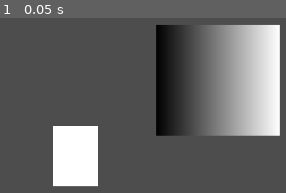
Above: before the commit, frame 1.
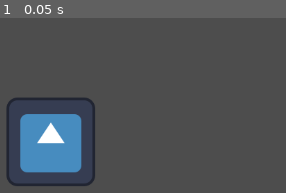
Above: after the commit, the same moment.

Repository: DicedOrange/Game-Jam-Game
Game: Godot game, scene res://Scenes/scene 1.tscn
Same seed, same stepped clock (60 frames per second), same inputs: the game is played once before the commit and once after it. The engine's default icon, where the game draws it, is replaced by a stand-in: a white triangle on a blue panel in a dark square.
Inputs:
- Up to frame 1 (0.05 s): no input

The runs differ from the first frame. In frame 1, 34% of the frame differs, in the area x 2-98%, y 4-97%.
Error before the commit: Parse Error: Function "move_and_slide()" not found in base self. (res://Scenes/Main)
Error after the commit: Invalid call. Nonexistent function 'is_action_pressed' in base 'Vector2'. (res://Scenes/Main)

Commit message:
movement update

Diff:
--- a/Scenes/Main Character.gd
+++ b/Scenes/Main Character.gd
@@ -1,15 +1,30 @@
-extends Node2D
+extends CharacterBody2D
 
 
-@export var speed = 100
+const max_speed = 400
+const acceleration = 1000
+const friction = 800
 
-@export var fall_acceleration = 75
+var input = Vector2.ZERO
+
+func _physics_process(delta):
+	player_movement(delta)
 
 func get_input():
-	var input_direction = Input.get_vector("left", "right", "up", "down")
-	var velocity = input_direction * speed
+	input.x = int(input.is_action_pressed("ui_right")) - int(input.is_action_pressed("ui_left"))
+	input.y = int(input.is_action_pressed("ui_down")) - int(input.is_action_pressed("ui_up"))
+	return input.normalized()
 
+func player_movement(delta):
+	input = get_input()
 
-func _physics_process(_delta):
-	get_input()
-	move_and_slide()
+	if input == Vector2.ZERO:
+		if velocity.length() > (friction * delta):
+			velocity -= velocity.normalized() * (friction * delta)
+		else:
+			velocity = Vector2.ZERO
+	else:
+		velocity += (input * delta * acceleration)
+		velocity = velocity.limit_length(max_speed)
+
+		move_and_slide()
--- a/Scenes/Main Character.tscn
+++ b/Scenes/Main Character.tscn
@@ -1,32 +1,17 @@
-[gd_scene load_steps=6 format=3 uid="uid://foadibsd3s3a"]
+[gd_scene load_steps=4 format=3 uid="uid://foadibsd3s3a"]
 
 [ext_resource type="Script" path="res://Scenes/Main Character.gd" id="1_88usq"]
+[ext_resource type="Texture2D" uid="uid://wl7jfvwkut1" path="res://icon.svg" id="2_e5kc3"]
 
-[sub_resource type="RectangleShape2D" id="RectangleShape2D_wqwov"]
-size = Vector2(65, 86)
+[sub_resource type="RectangleShape2D" id="RectangleShape2D_kyd2w"]
+size = Vector2(128, 128)
 
-[sub_resource type="QuadMesh" id="QuadMesh_pontd"]
+[node name="Main_character_body" type="CharacterBody2D"]
+motion_mode = 1
+script = ExtResource("1_88usq")
 
-[sub_resource type="Gradient" id="Gradient_6ixxb"]
-offsets = PackedFloat32Array(0, 0.0120482)
+[node name="Sprite2D" type="Sprite2D" parent="."]
+texture = ExtResource("2_e5kc3")
 
-[sub_resource type="GradientTexture1D" id="GradientTexture1D_7r0s5"]
-gradient = SubResource("Gradient_6ixxb")
-
-[node name="Node2D" type="Node2D"]
-position = Vector2(550, 390)
-script = ExtResource("1_88usq")
-speed = null
-fall_acceleration = null
-
-[node name="Main Character" type="CharacterBody2D" parent="."]
-
-[node name="CollisionShape2D" type="CollisionShape2D" parent="Main Character"]
-position = Vector2(0.683044, -0.0723457)
-shape = SubResource("RectangleShape2D_wqwov")
-
-[node name="MeshInstance2D" type="MeshInstance2D" parent="Main Character"]
-position = Vector2(0.121826, -0.767566)
-scale = Vector2(66, 86.75)
-mesh = SubResource("QuadMesh_pontd")
-texture = SubResource("GradientTexture1D_7r0s5")
+[node name="CollisionShape2D" type="CollisionShape2D" parent="."]
+shape = SubResource("RectangleShape2D_kyd2w")
--- a/Scenes/scene 1.tscn
+++ b/Scenes/scene 1.tscn
@@ -1,35 +1,9 @@
-[gd_scene load_steps=6 format=3 uid="uid://doehnxs3ah6oq"]
+[gd_scene load_steps=2 format=3 uid="uid://doehnxs3ah6oq"]
 
 [ext_resource type="PackedScene" uid="uid://foadibsd3s3a" path="res://Scenes/Main Character.tscn" id="1_orj6v"]
-
-[sub_resource type="RectangleShape2D" id="RectangleShape2D_pqtl4"]
-size = Vector2(180, 159)
-
-[sub_resource type="QuadMesh" id="QuadMesh_p0qj3"]
-
-[sub_resource type="Gradient" id="Gradient_14yux"]
-
-[sub_resource type="GradientTexture1D" id="GradientTexture1D_5vb58"]
-gradient = SubResource("Gradient_14yux")
 
 [node name="Node2D" type="Node2D"]
 position = Vector2(-1, -1)
 
-[node name="StaticBody2D" type="StaticBody2D" parent="."]
-position = Vector2(483, 137)
-
-[node name="CollisionShape2D" type="CollisionShape2D" parent="StaticBody2D"]
-position = Vector2(-1, -1)
-shape = SubResource("RectangleShape2D_pqtl4")
-debug_color = Color(0, 0.588235, 0.752941, 0.607843)
-
-[node name="MeshInstance2D" type="MeshInstance2D" parent="StaticBody2D"]
-position = Vector2(0.999999, 3.33786e-06)
-scale = Vector2(178, 160)
-mesh = SubResource("QuadMesh_p0qj3")
-texture = SubResource("GradientTexture1D_5vb58")
-
-[node name="Node2D" parent="." instance=ExtResource("1_orj6v")]
-position = Vector2(278, 247)
-speed = null
-fall_acceleration = null
+[node name="Main_character_body" parent="." instance=ExtResource("1_orj6v")]
+position = Vector2(243, 226)
--- a/project.godot
+++ b/project.godot
@@ -17,14 +17,24 @@
 
 [input]
 
-move_left={
+left={
 "deadzone": 0.5,
 "events": [Object(InputEventKey,"resource_local_to_scene":false,"resource_name":"","device":0,"window_id":0,"alt_pressed":false,"shift_pressed":false,"ctrl_pressed":false,"meta_pressed":false,"pressed":false,"keycode":0,"physical_keycode":65,"key_label":0,"unicode":0,"echo":false,"script":null)
 ]
 }
-move_right={
+right={
 "deadzone": 0.5,
 "events": [Object(InputEventKey,"resource_local_to_scene":false,"resource_name":"","device":0,"window_id":0,"alt_pressed":false,"shift_pressed":false,"ctrl_pressed":false,"meta_pressed":false,"pressed":false,"keycode":0,"physical_keycode":68,"key_label":0,"unicode":0,"echo":false,"script":null)
+]
+}
+up={
+"deadzone": 0.5,
+"events": [Object(InputEventKey,"resource_local_to_scene":false,"resource_name":"","device":0,"window_id":0,"alt_pressed":false,"shift_pressed":false,"ctrl_pressed":false,"meta_pressed":false,"pressed":false,"keycode":0,"physical_keycode":87,"key_label":0,"unicode":0,"echo":false,"script":null)
+]
+}
+down={
+"deadzone": 0.5,
+"events": [Object(InputEventKey,"resource_local_to_scene":false,"resource_name":"","device":-1,"window_id":0,"alt_pressed":false,"shift_pressed":false,"ctrl_pressed":false,"meta_pressed":false,"pressed":false,"keycode":0,"physical_keycode":83,"key_label":0,"unicode":115,"echo":false,"script":null)
 ]
 }
 
